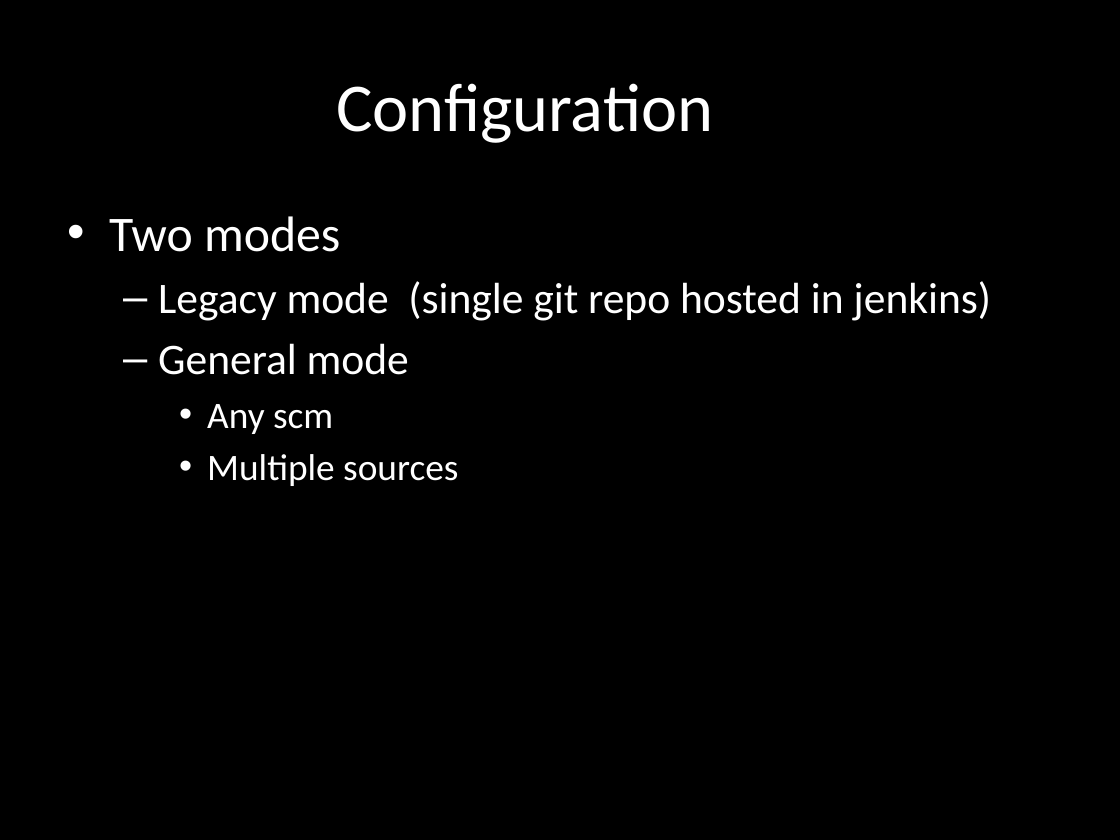
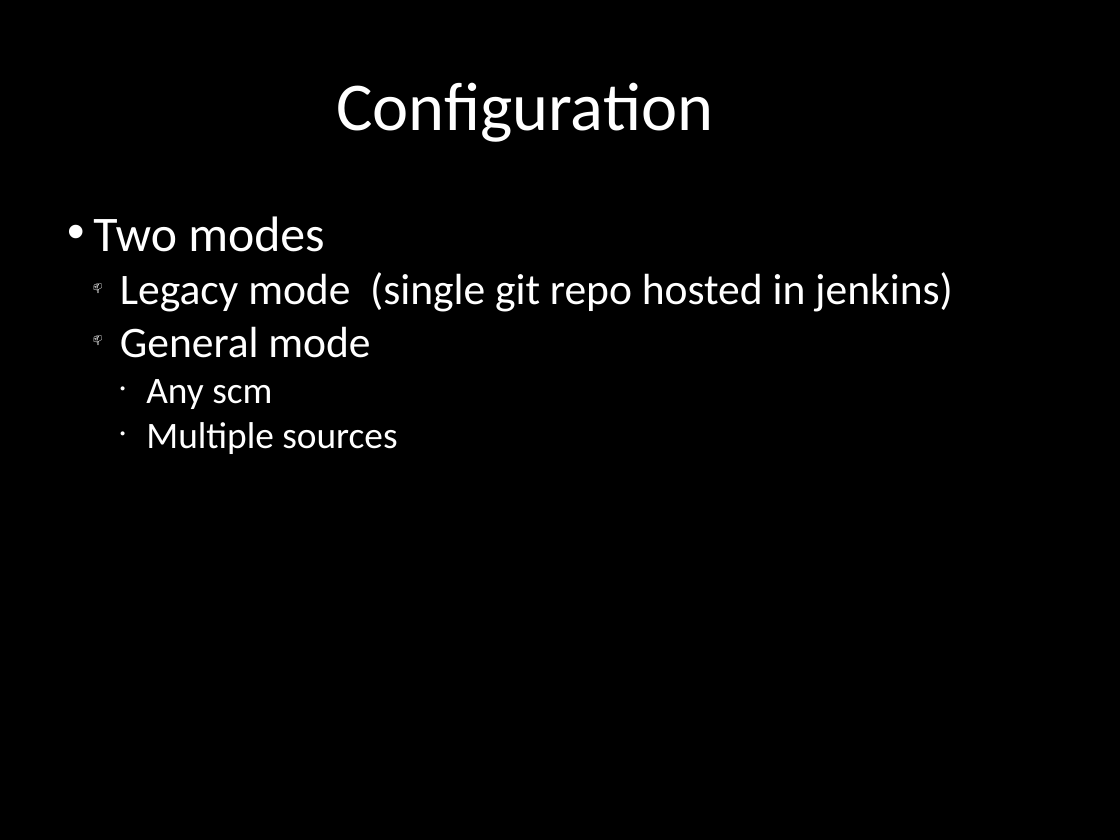
Before and after one commit to AnimalLogic/jenkins_pipeline, a slide deck: slide 5 of SharedPipelinePresentation.pptx (slide 4 before the commit). Drawn at 1120x840 pixels with LibreOffice and Linux fonts; fonts in the diff are those of the drawing. Boxes give left, top, right and bottom in pixels: in the first picture for what was removed or moved away, otherwise in the second. Text is boxed around its words. In the diff, an @@ line names an element or a change of style, - is before the commit and + after.

```diff
--- a/SharedPipelinePresentation.pptx
+++ b/SharedPipelinePresentation.pptx
@@ text "Two modes" at bbox=[93, 216, 953, 454]: indent changed; less space between paragraphs; bullet – to 📫; bullet • to ● @@
```
Also in this commit, not shown: 8 other slides changed, 5 slides added, 2 other files.
